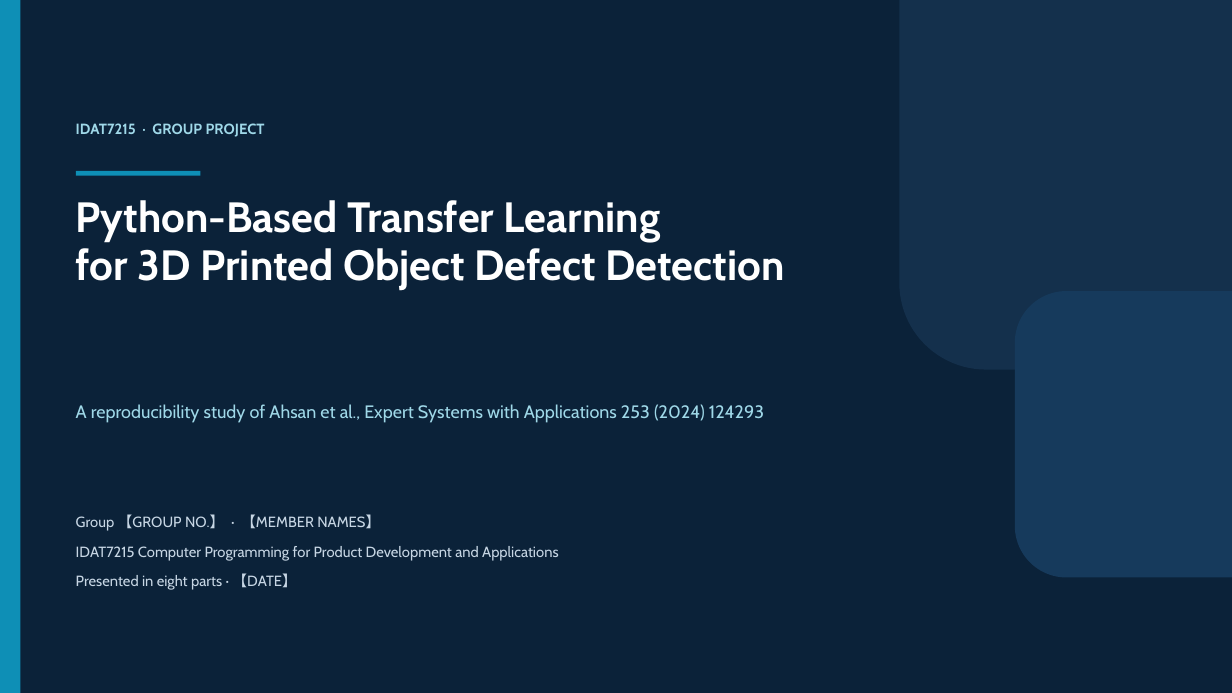
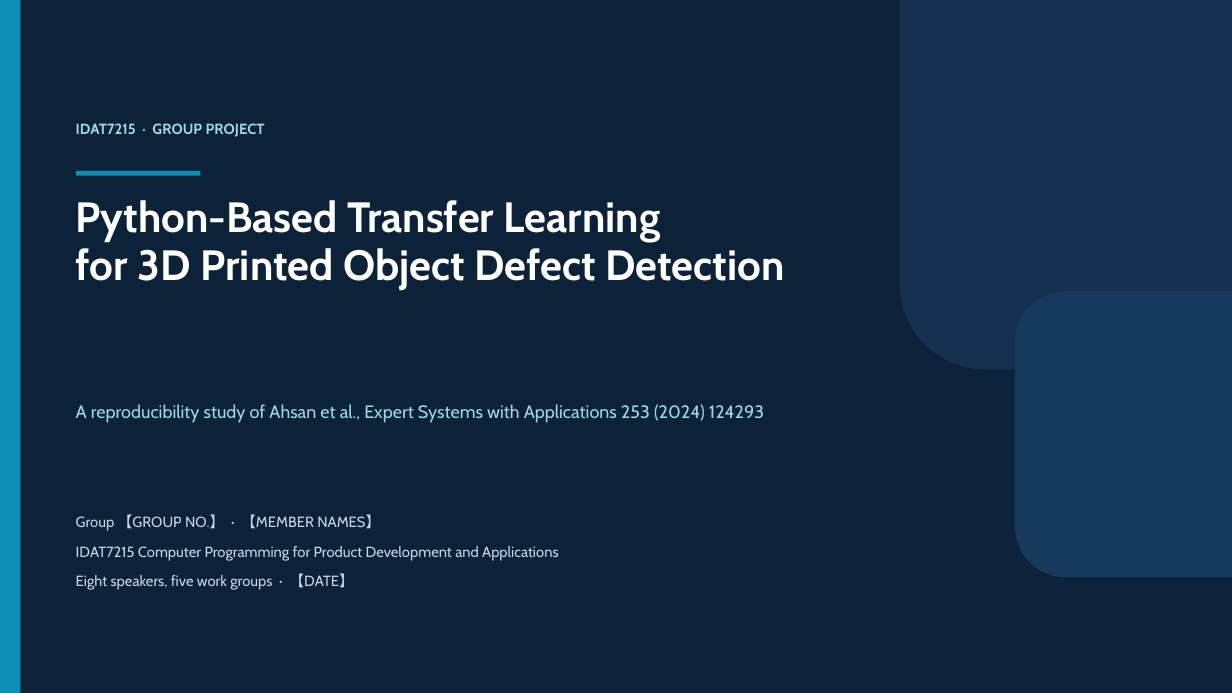
Before and after one commit to Zheyi-D/am-defect-tl, a slide deck: slide 1 of reports/slides_draft.pptx. Drawn at 1232x693 pixels with LibreOffice and Linux fonts; fonts in the diff are those of the drawing. Boxes give left, top, right and bottom in pixels: in the first picture for what was removed or moved away, otherwise in the second. Text is boxed around its words. In the diff, an @@ line names an element or a change of style, - is before the commit and + after.

```diff
--- a/reports/slides_draft.pptx
+++ b/reports/slides_draft.pptx
@@ text at (x1=76, y1=573, x2=354, y2=590): text changed @@
-Presented in eight parts · 【DATE】
+Eight speakers, five work groups · 【DATE】
```
Also in this commit, not shown: 18 other slides changed, 5 slides added, 4 slides removed, 2 other files.
